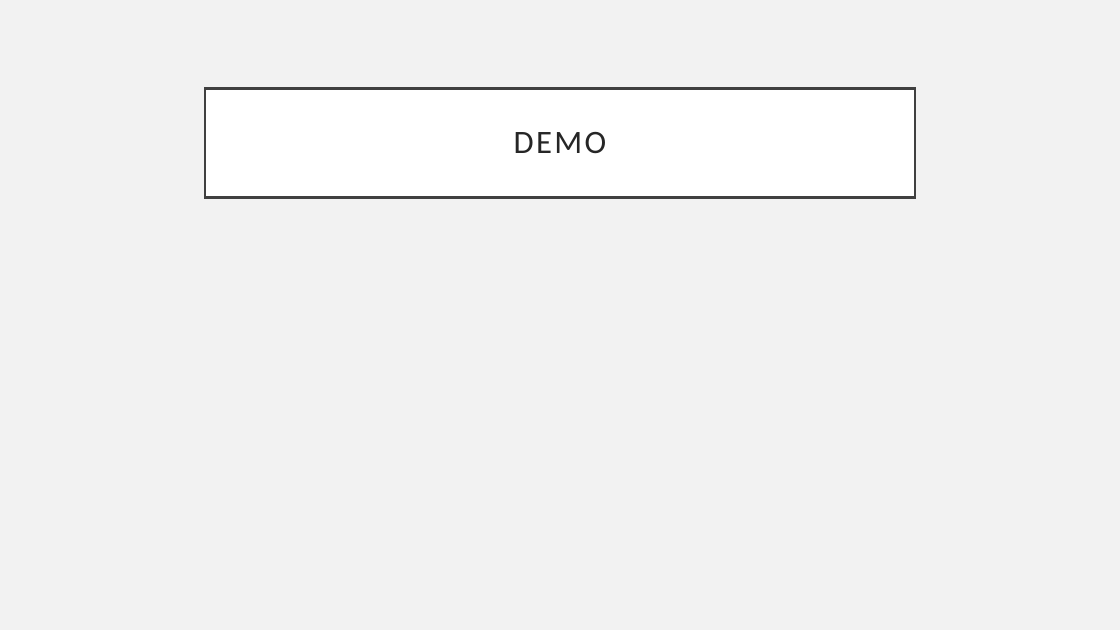
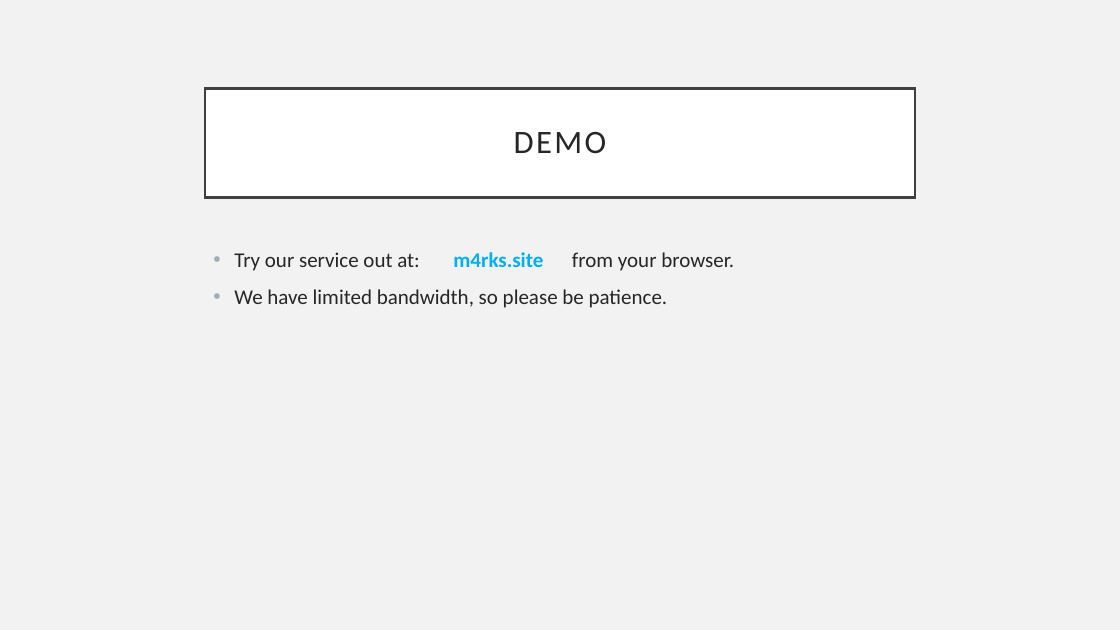
Before and after one commit to SudoKudo/P.O.O.P-Small-Project, a slide deck: slide 10 of SmallProject-Slides.pptx. Drawn at 1120x630 pixels with LibreOffice and Linux fonts; fonts in the diff are those of the drawing. Boxes give left, top, right and bottom in pixels: in the first picture for what was removed or moved away, otherwise in the second. Text is boxed around its words. In the diff, an @@ line names an element or a change of style, - is before the commit and + after.

```diff
--- a/SmallProject-Slides.pptx
+++ b/SmallProject-Slides.pptx
@@ text added at bbox=[234, 252, 734, 308], 18 pt, text #262626 @@
+• Try our service out at: m4rks.site from your browser.
+• We have limited bandwidth, so please be patience.
```
Also in this commit, not shown: 7 other slides changed.
